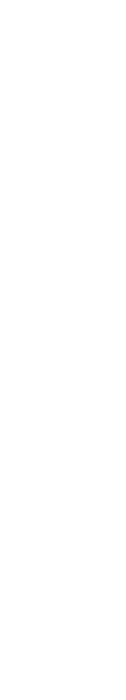
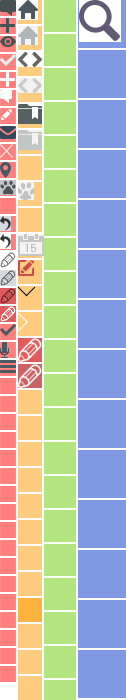
Layered file, before and after one edit (126 x 700). Changes by layer:
added group "12" with 19 layers above "24" over [0, 0, 16, 373]
added layer "Layer 18" in group "12" over [0, 18, 15, 33]
added layer "Layer 21" in group "12" over [0, 72, 15, 87]
added layer "Layer 38" in group "12" over [0, 306, 16, 322]
added layer "Layer 37" in group "12" over [0, 288, 16, 304]
added layer "Layer 36" in group "12" over [0, 270, 16, 286]
added layer "Layer 35" in group "12" over [0, 252, 16, 268]
added layer "Layer 31" in group "12" over [0, 180, 16, 195]
added layer "Layer 17" in group "12" over [0, 0, 16, 16]
added group "24" with 14 layers above "48" over [0, 0, 44, 388]
added layer "Layer 10" in group "24" over [18, 26, 38, 45]
added layer "Layer 22" in group "24" over [18, 260, 34, 276]
added layer "Layer 25" in group "24" over [17, 286, 36, 297]
added layer "Layer 9" in group "24" over [18, 0, 38, 19]
added layer "Layer 15" in group "24" over [18, 182, 34, 200]
added layer "Layer 14" in group "24" over [18, 130, 42, 150]
added layer "Layer 13" in group "24" over [18, 104, 42, 124]
added layer "Layer 12" in group "24" over [18, 78, 42, 93]
added layer "Layer 11" in group "24" over [18, 52, 42, 67]
added layer "Layer 16" in group "24" over [18, 234, 44, 256]
added layer "Layer 32" in group "24" over [18, 364, 42, 388]
added layer "Layer 6" in group "24" over [18, 338, 42, 362]
added layer "Layer 8" in group "48" over [79, 0, 120, 41]
showed group "grid" (113 layers) over [0, 0, 126, 700]
…and 13 more changes (13 added)
